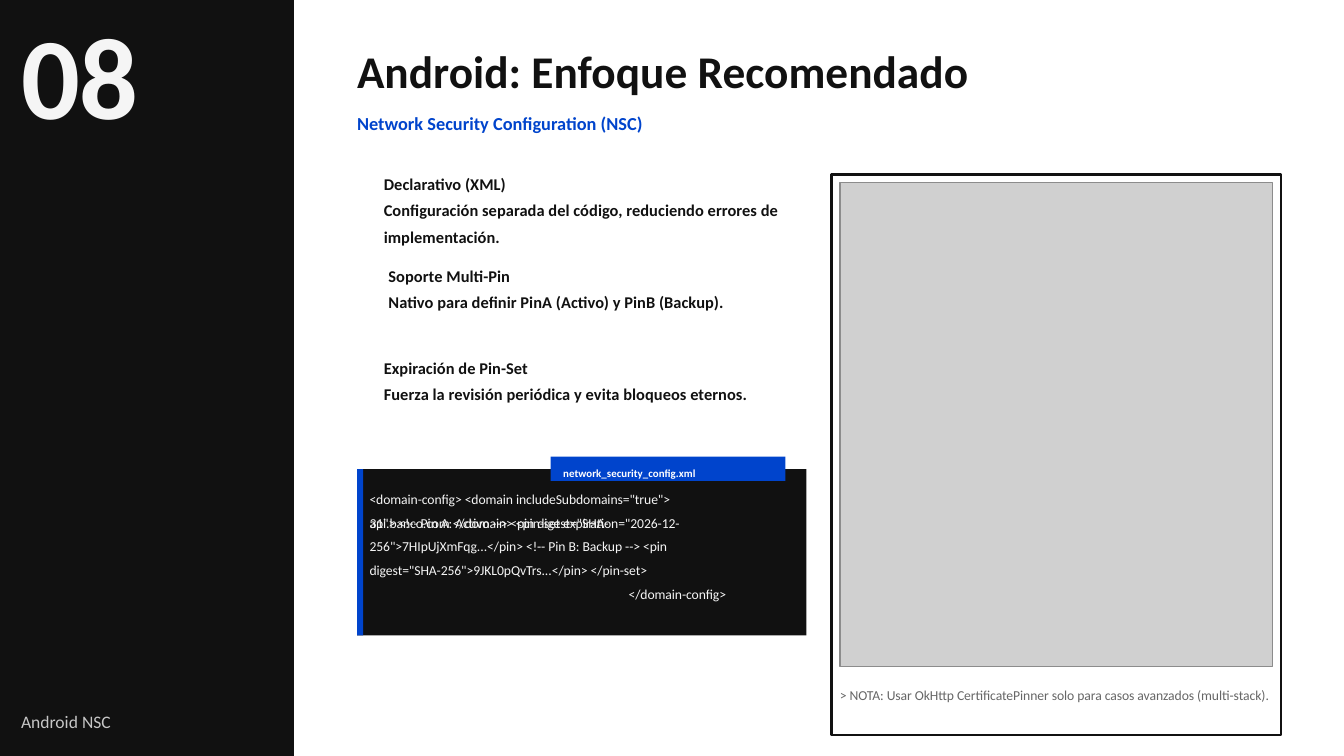
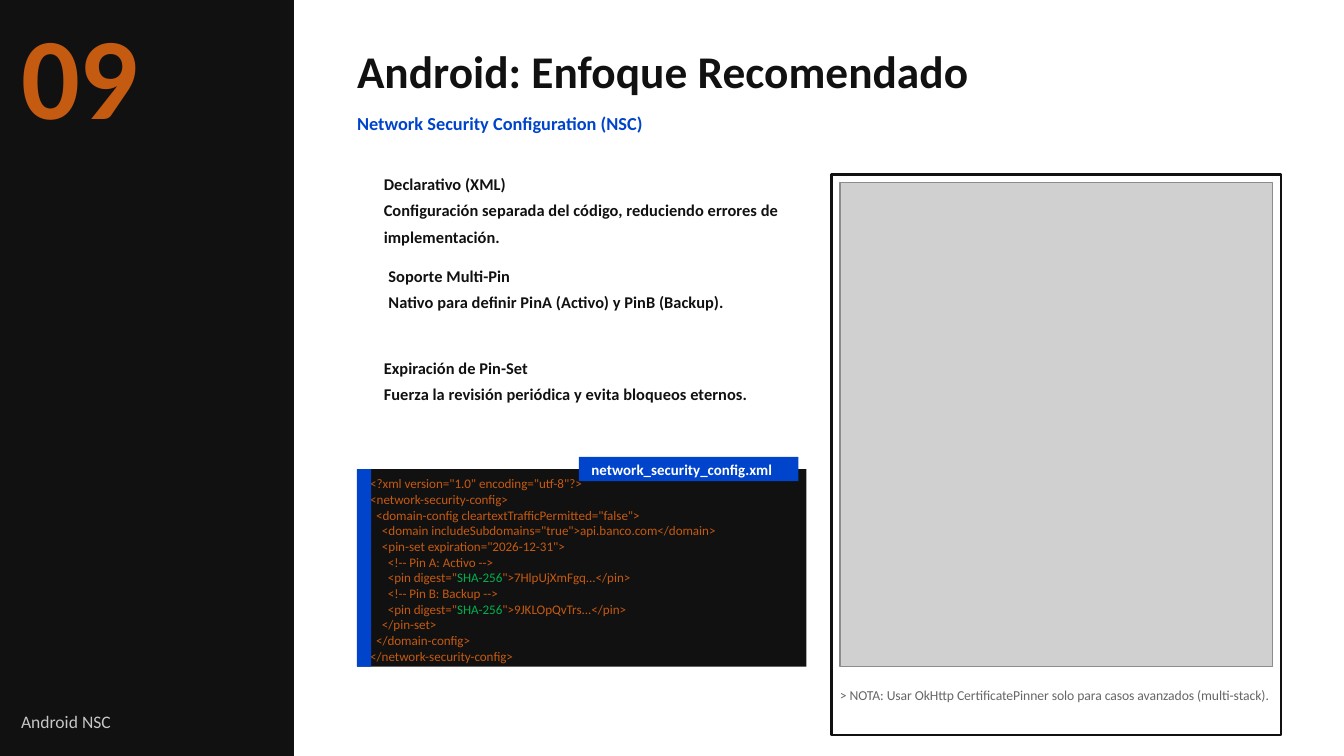
Before and after one commit to pcanelo/spki-pinning-lab, a slide deck: slide 10 of Certificate_Pinning_en_Banca_Arquitectura_y_Operación_2026.pptx (slide 8 before the commit). Drawn at 1344x756 pixels with LibreOffice and Linux fonts; fonts in the diff are those of the drawing; grey boxes stand for pictures; background and template pictures are left out. Boxes give left, top, right and bottom in pixels: in the first picture for what was removed or moved away, otherwise in the second. Text is boxed around its words. In the diff, an @@ line names an element or a change of style, - is before the commit and + after.

```diff
--- a/Certificate_Pinning_en_Banca_Arquitectura_y_Operación_2026.pptx
+++ b/Certificate_Pinning_en_Banca_Arquitectura_y_Operación_2026.pptx
@@ text at box(21, 43, 138, 120): text changed; text colour #F5F5F5 to #C55A11 @@
-08
+09
@@ rectangle: place and size @@
-rectangle at box(358, 469, 364, 636)
+rectangle at box(358, 469, 372, 667)
@@ rectangle "<?xml version="1.0" encoding="utf-8"?>": place and size @@
-rectangle "<?xml version="1.0" encoding="utf-8"?>" at box(358, 469, 806, 636)
+rectangle "<?xml version="1.0" encoding="utf-8"?>" at box(358, 469, 806, 667)
@@ text in rectangle at box(370, 477, 715, 665): text added @@
+<?xml version="1.0" encoding="utf-8"?>
+<network-security-config>
+<domain-config cleartextTrafficPermitted="false">
+<domain includeSubdomains="true">api.banco.com</domain>
+<pin-set expiration="2026-12-31">
+<!-- Pin A: Activo -->
+<pin digest="SHA-256">7HlpUjXmFgq...</pin>
+<!-- Pin B: Backup -->
+<pin digest="SHA-256">9JKLOpQvTrs...</pin>
+</pin-set>
+</domain-config>
+</network-security-config>
@@ text "network_security_config.xml": place and size @@
-text "network_security_config.xml" at box(563, 469, 695, 479)
+text "network_security_config.xml" at box(591, 464, 772, 478)
@@ text "network_security_config.xml" at box(591, 464, 772, 478): size 5.8 to 8 pt @@
@@ rectangle: place and size @@
-rectangle at box(551, 457, 786, 481)
+rectangle at box(579, 457, 798, 481)
@@ text removed at box(370, 494, 670, 507) @@
-<domain-config> <domain includeSubdomains="true">
@@ text removed at box(370, 518, 679, 531) @@
-api.banco.com </domain> <pin-set expiration="2026-12-
@@ text removed at box(370, 518, 608, 531) @@
-31"> <!-- Pin A: Activo --> <pin digest="SHA-
@@ text removed at box(370, 541, 667, 554) @@
-256">7HIpUjXmFqg...</pin> <!-- Pin B: Backup --> <pin
@@ text removed at box(370, 565, 647, 578) @@
-digest="SHA-256">9JKL0pQvTrs...</pin> </pin-set>
@@ text removed at box(629, 589, 726, 602) @@
-</domain-config>
```
Also in this commit, not shown: 14 other slides changed, 3 slides added, 1 other file.
